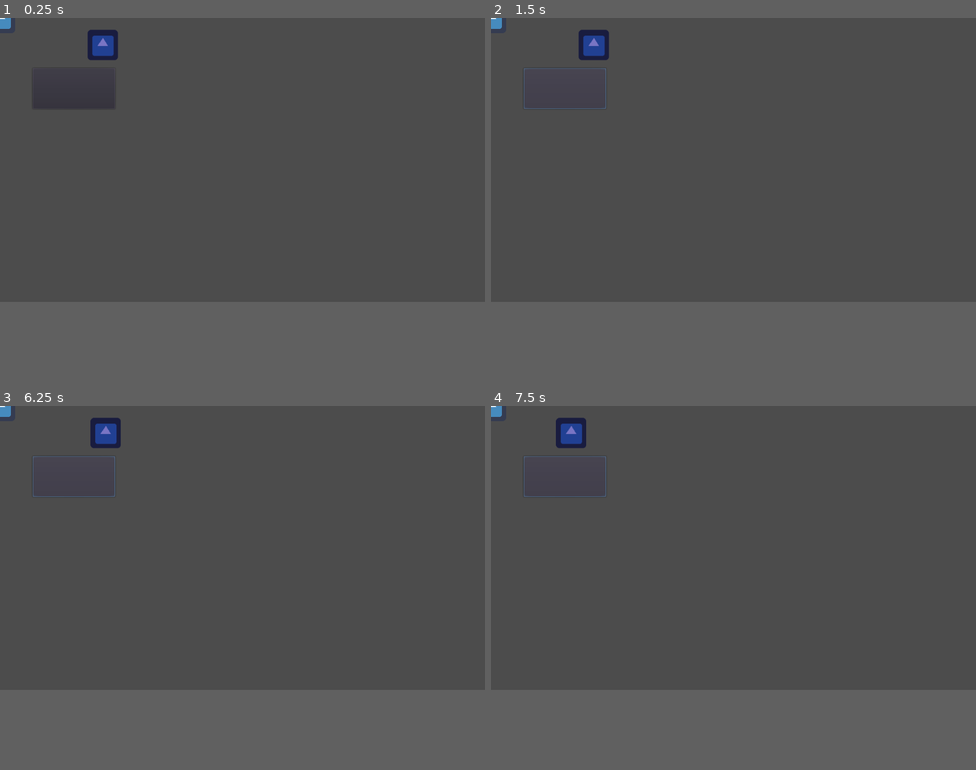
Above: before the commit, frames 1-4 (two rows, left to right).
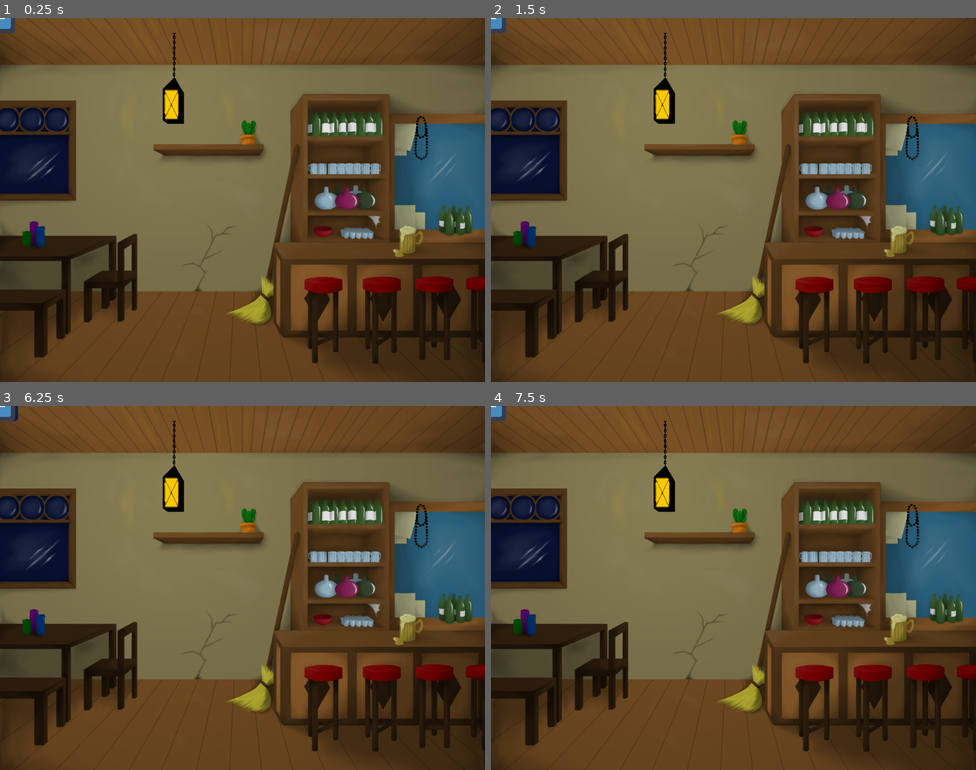
Above: after the commit, the same moments.

Repository: Dahl99/IMT2581_GroupJam
Game: Godot game, scene res://source/game_manager/game_manager.tscn
The game is run twice, just before and just after one commit, with the same random seed, the same clock (stepped at 60 frames per second) and the same inputs. The engine's default icon, where the game draws it, is replaced by a stand-in: a white triangle on a blue panel in a dark square.
Inputs (mouse positions are in pixels of both pictures, inside the frame that each line leads up to):
- Up to frame 1 (0.25 s): no input
- Up to frame 2 (1.5 s): click (563, 87) at 0.52 s; click (563, 87) at 1.27 s
- Up to frame 3 (6.25 s): click (72, 475) at 2.02 s; tap Enter at 2.75, 4.25, 5.75 s; tap 8 (8) at 2.85, 3.8, 4.35, 5.3 s; tap B (B) at 3.05, 3.6, 4.55, 5.85 s; tap Space (Space) at 3.5, 5 s; tap A (A) at 5.1 s
- Up to frame 4 (7.5 s): tap P (P) at 6.6 s; tap 8 (8) at 6.8 s; tap Space (Space) at 7.25, 7.35 s
In our replay, the window is 800x468 before the commit and 800x600 after it. These sizes can differ from the game's own. Grey fills any space a smaller window leaves; there, only what the larger window draws over its background counts as a difference.

The runs differ from the first frame. In frame 1, 86% of the frame differs, in the area x 0-100%, y 0-100%; in frame 2, 86%; in frame 3, 86%; in frame 4, 86%.

Commit message:
Added tavern background

Diff:
--- a/project.godot
+++ b/project.godot
@@ -18,6 +18,10 @@
 config/name="IMT2581_GroupJam"
 run/main_scene="res://source/game_manager/game_manager.tscn"
 config/icon="res://icon.png"
+
+[display]
+
+window/size/height=768
 
 [input]
 
--- a/source/game_manager/game_manager.tscn
+++ b/source/game_manager/game_manager.tscn
@@ -1,20 +1,20 @@
-[gd_scene load_steps=3 format=2]
+[gd_scene load_steps=4 format=2]
 
 [ext_resource path="res://source/game_manager/game_manager.gd" type="Script" id=1]
 [ext_resource path="res://source/enemy/enemy.tscn" type="PackedScene" id=2]
+[ext_resource path="res://assets/Tavern1024x768.png" type="Texture" id=3]
 
 [node name="GameManager" type="Node2D"]
 script = ExtResource( 1 )
 
-[node name="Enemy" parent="." instance=ExtResource( 2 )]
-position = Vector2( 216.951, 57.1808 )
-
-[node name="Button" type="Button" parent="."]
-margin_left = 69.0
-margin_top = 106.0
-margin_right = 243.0
-margin_bottom = 192.0
+[node name="TextureRect" type="TextureRect" parent="."]
+anchor_right = 1.0
+anchor_bottom = 1.0
+margin_right = 1024.0
+margin_bottom = 768.0
+texture = ExtResource( 3 )
 __meta__ = {
 "_edit_use_anchors_": false
 }
-[connection signal="button_down" from="Button" to="." method="_on_Button_button_down"]
+
+[node name="Enemy" parent="." instance=ExtResource( 2 )]
Binary file added: assets/Tavern1024x768.png
Not shown, added: assets/Tavern1024x768.png.import
